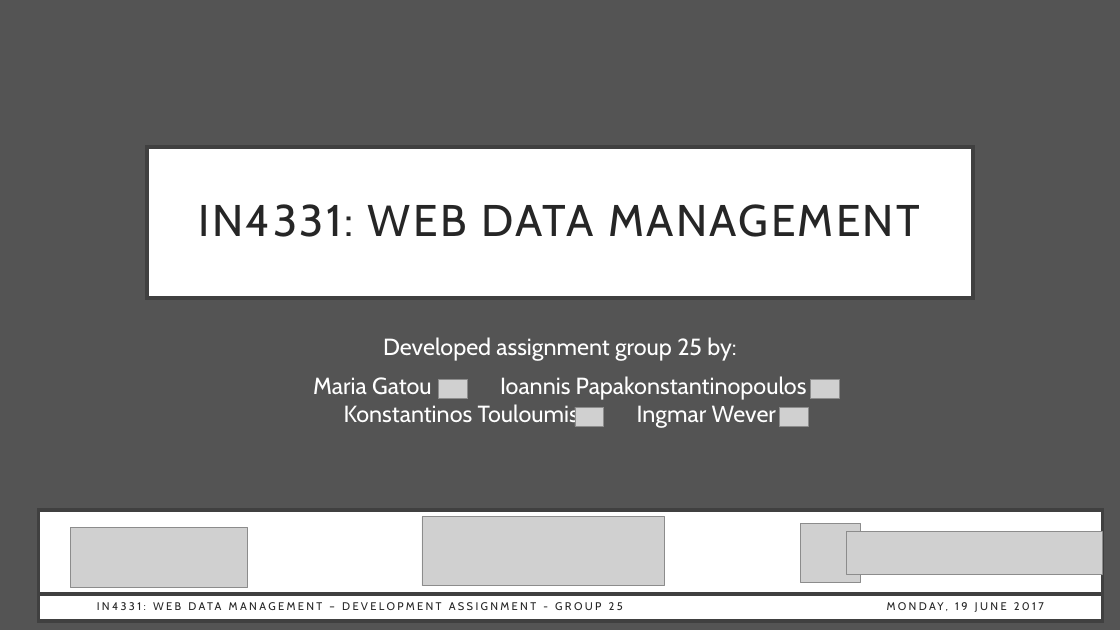
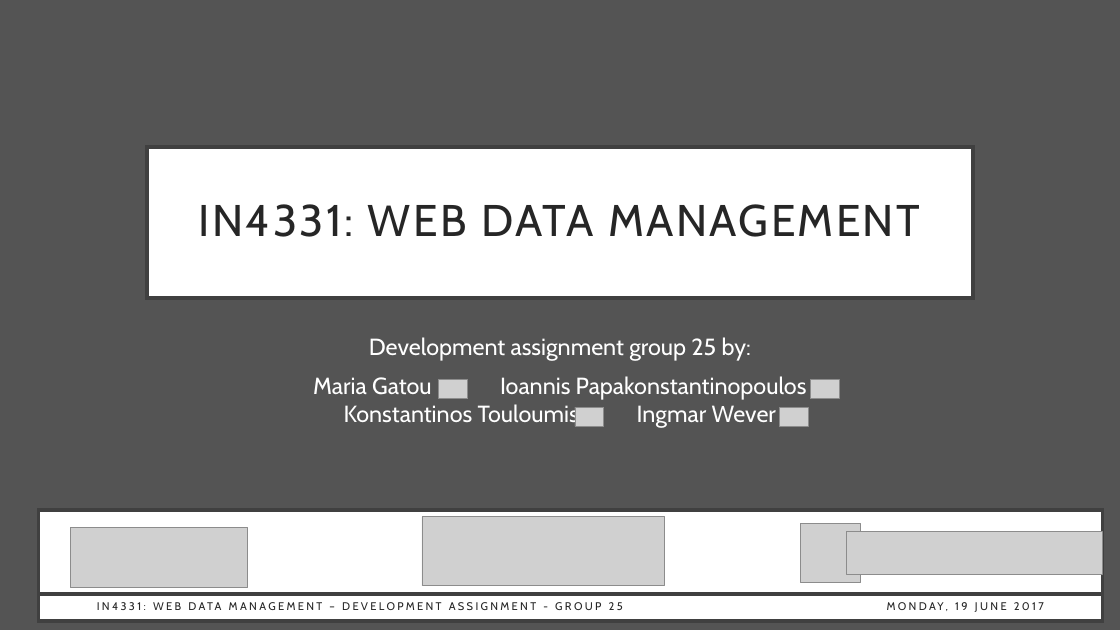
Before and after one commit to gatou92/WebDataManagement, a slide deck: slide 1 of presentation/presentation.pptx. Drawn at 1120x630 pixels with LibreOffice and Linux fonts; fonts in the diff are those of the drawing; grey boxes stand for pictures. Boxes give left, top, right and bottom in pixels: in the first picture for what was removed or moved away, otherwise in the second. Text is boxed around its words. In the diff, an @@ line names an element or a change of style, - is before the commit and + after.

```diff
--- a/presentation/presentation.pptx
+++ b/presentation/presentation.pptx
@@ subtitle at [369,337,751,361]: text changed @@
-Developed assignment group 25 by:
+Development assignment group 25 by:
```
Also in this commit, not shown: 2 other slides changed.
